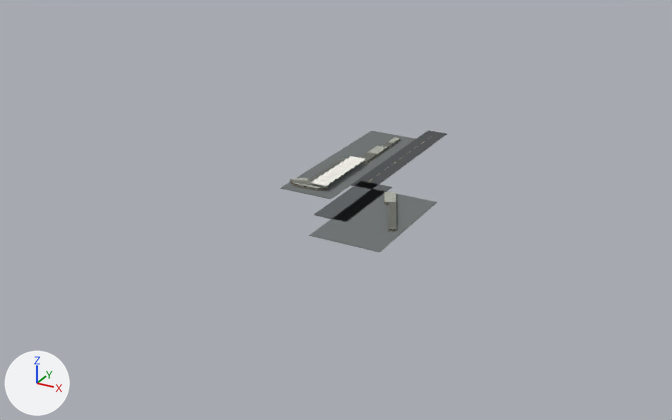
Two versions of the glTF model public/models/dc9-memphis-legacy-departure.glb, one commit apart.
Before and after are seen from a 50 mm camera at (897.0, -1758.0, 912.0) aimed at (-223.0, 278.0, -106.0). Every picture has the same lights, and +X, +Y and +Z are marked at lower left. The older version comes first. Where no turn or scale is listed for an object, it has been applied to the vertices.

Names of what the first picture shows: 'KMEM_RAMP', 'KMEM_RUNWAY_SURFACE', 'KMEM_TAXI_SURFACE', 'KMEM_TERMINAL_APRON' and 4 more.
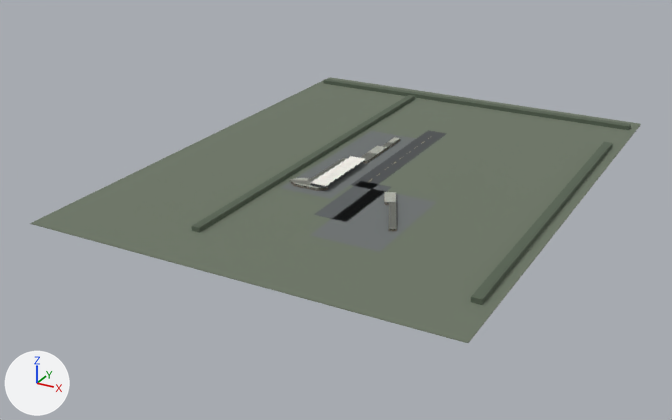
Changed parts and their boxes [x1, y1, x2, y2] in the pictures (672 x 420 px):
'KMEM_FIELD', added
    after: [30, 77, 641, 343]
'KMEM_TREELINE_EAST', added
    after: [471, 142, 612, 305]
'KMEM_TREELINE_WEST', added
    after: [192, 95, 415, 233]
'KMEM_TREELINE_NORTH', added
    after: [323, 79, 631, 130]

What the commit changed:
Material 'KMEM_TREELINE_MATERIAL' (mat_kmem_treeline_material) is new.
Its base color is (0.095, 0.125, 0.085) (greyish green #576352).
Its roughness is 0.95.
Material 'KMEM_FIELD_MATERIAL' (mat_kmem_field_material) is new.
Its base color is (0.155, 0.185, 0.135) (grey #6e7767).
Its roughness is 0.95.
Mesh me_cube_005 is new.
It is a box spanning x -11.0..11.0, y -600.0..600.0, z -6.0..6.0.
It uses material mat_kmem_treeline_material (greyish green #576352).
Mesh me_cube_006 is new.
It is a box spanning x -530.0..530.0, y -12.0..12.0, z -6.0..6.0.
It uses material mat_kmem_treeline_material (greyish green #576352).
Mesh me_cube_007 is new.
It is a box spanning x -12.0..12.0, y -525.0..525.0, z -6.0..6.0.
It uses material mat_kmem_treeline_material (greyish green #576352).
Mesh me_cube_004_1 is new.
It is a box spanning x -550.0..550.0, y -725.0..725.0, z -1.0..1.0.
It uses material mat_kmem_field_material (grey #6e7767).
Object 'KMEM_TREELINE_WEST' (ob_kmem_treeline_west) is new; it shows me_cube_005.
Its location is (-330.0, 400.0, 6.0).
Object 'KMEM_TREELINE_NORTH' (ob_kmem_treeline_north) is new; it shows me_cube_006.
Its location is (-150.0, 1030.0, 6.0).
Object 'KMEM_TREELINE_EAST' (ob_kmem_treeline_east) is new; it shows me_cube_007.
Its location is (360.0, 320.0, 6.0).
Object 'KMEM_FIELD' (ob_kmem_field) is new; it shows me_cube_004_1.
Its location is (-150.0, 375.0, -1.0).
